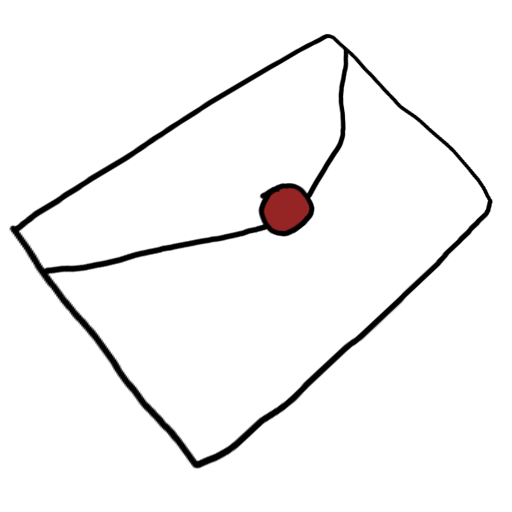
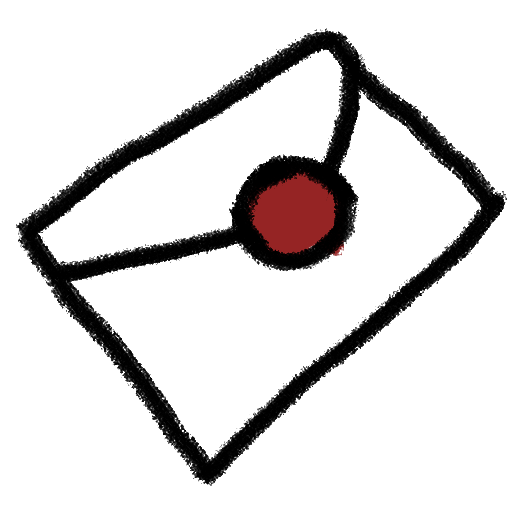
Layer changes from the first 512×512 image to the second:
added layer "Layer 2" above "Layer 1" over <box>16,28,507,486</box>
hid "Layer 1" over <box>9,33,493,470</box>
painted on "Color Fill 2" over <box>243,160,349,266</box>
